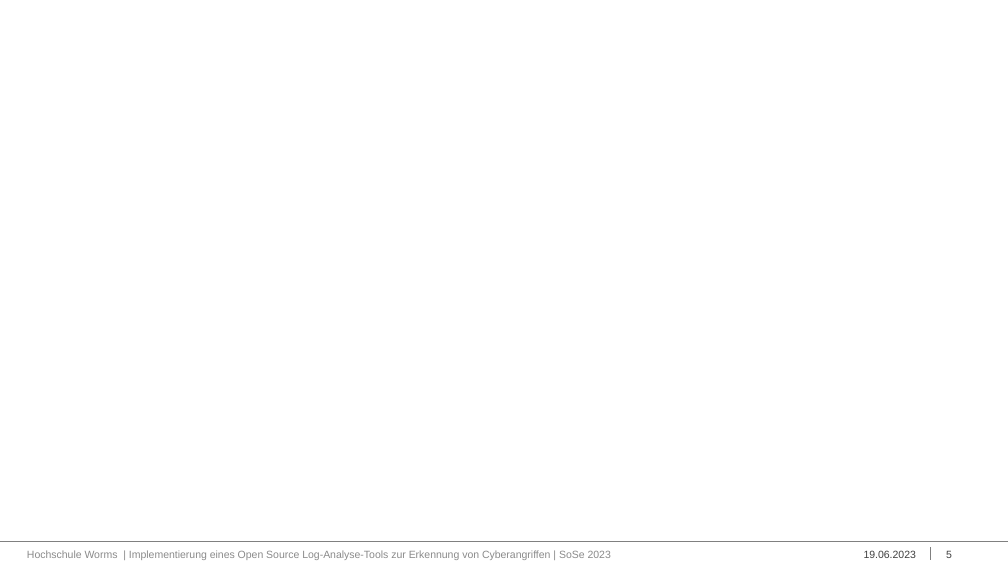
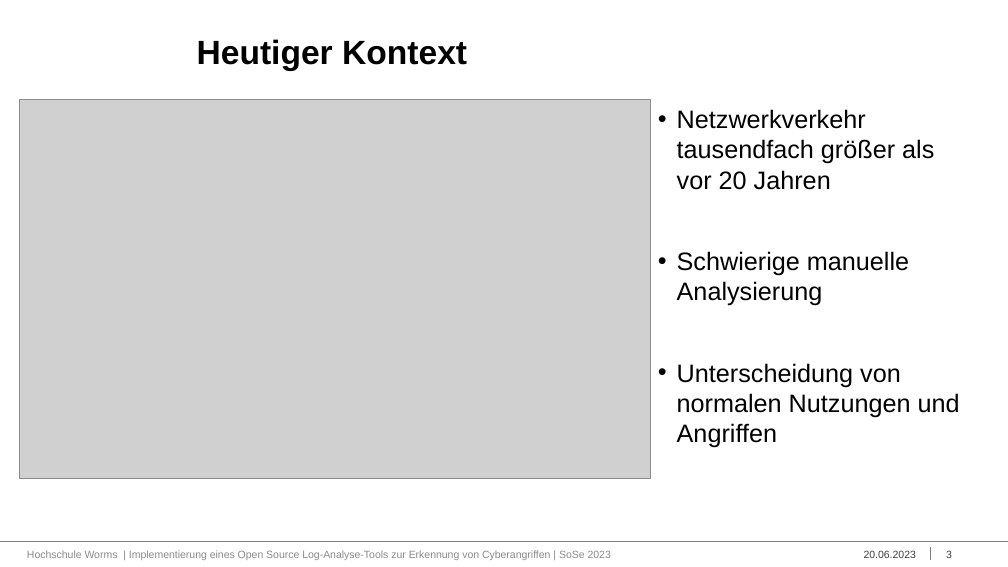
Before and after one commit to Bruno-Macedo/Praxisbericht_Bacherloarbeit, a slide deck: slide 3 of Macedo_da_Silva_Bruno_BA-Praesentation.pptx (slide 5 before the commit). Drawn at 1008x567 pixels with LibreOffice and Linux fonts; fonts in the diff are those of the drawing; grey boxes stand for pictures; background and template pictures are left out. Boxes give left, top, right and bottom in pixels: in the first picture for what was removed or moved away, otherwise in the second. Text is boxed around its words. In the diff, an @@ line names an element or a change of style, - is before the commit and + after.

```diff
--- a/Macedo_da_Silva_Bruno_BA-Praesentation.pptx
+++ b/Macedo_da_Silva_Bruno_BA-Praesentation.pptx
@@ title added at [197,39,467,71], 32 pt, text #000000, bold @@
+Heutiger Kontext
@@ picture added at [20,100,650,479] @@
@@ text added at [677,109,960,448], 24 pt, text #000000 @@
+• Netzwerkverkehr tausendfach größer als vor 20 Jahren
+• Schwierige manuelle Analysierung
+• Unterscheidung von normalen Nutzungen und Angriffen
@@ text at [864,550,916,558]: text changed @@
-19.06.2023
+20.06.2023
@@ page number at [946,550,952,558]: text changed @@
-5
+3
```
Also in this commit, not shown: 9 other slides changed, 1 other file.
